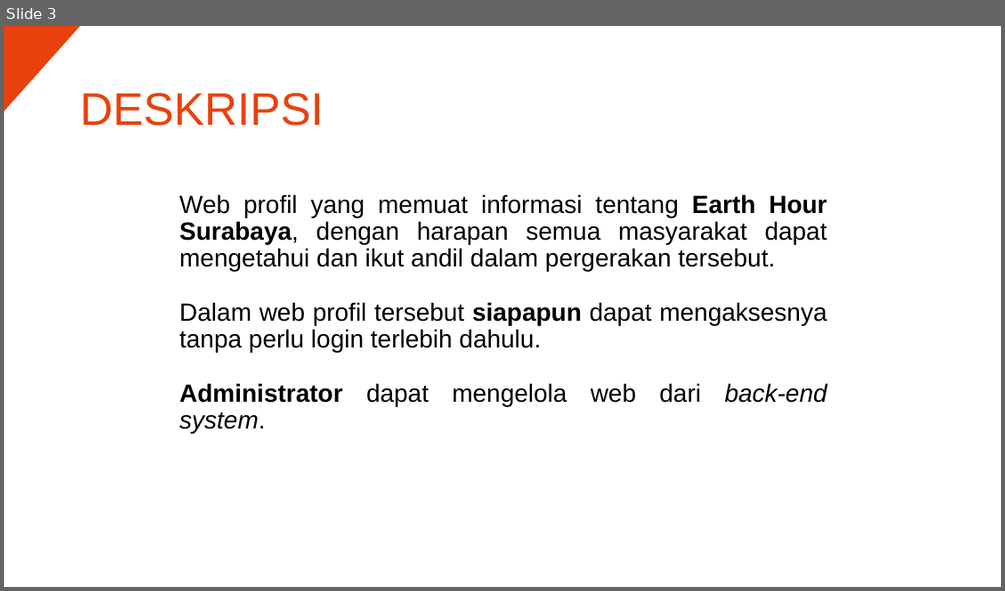
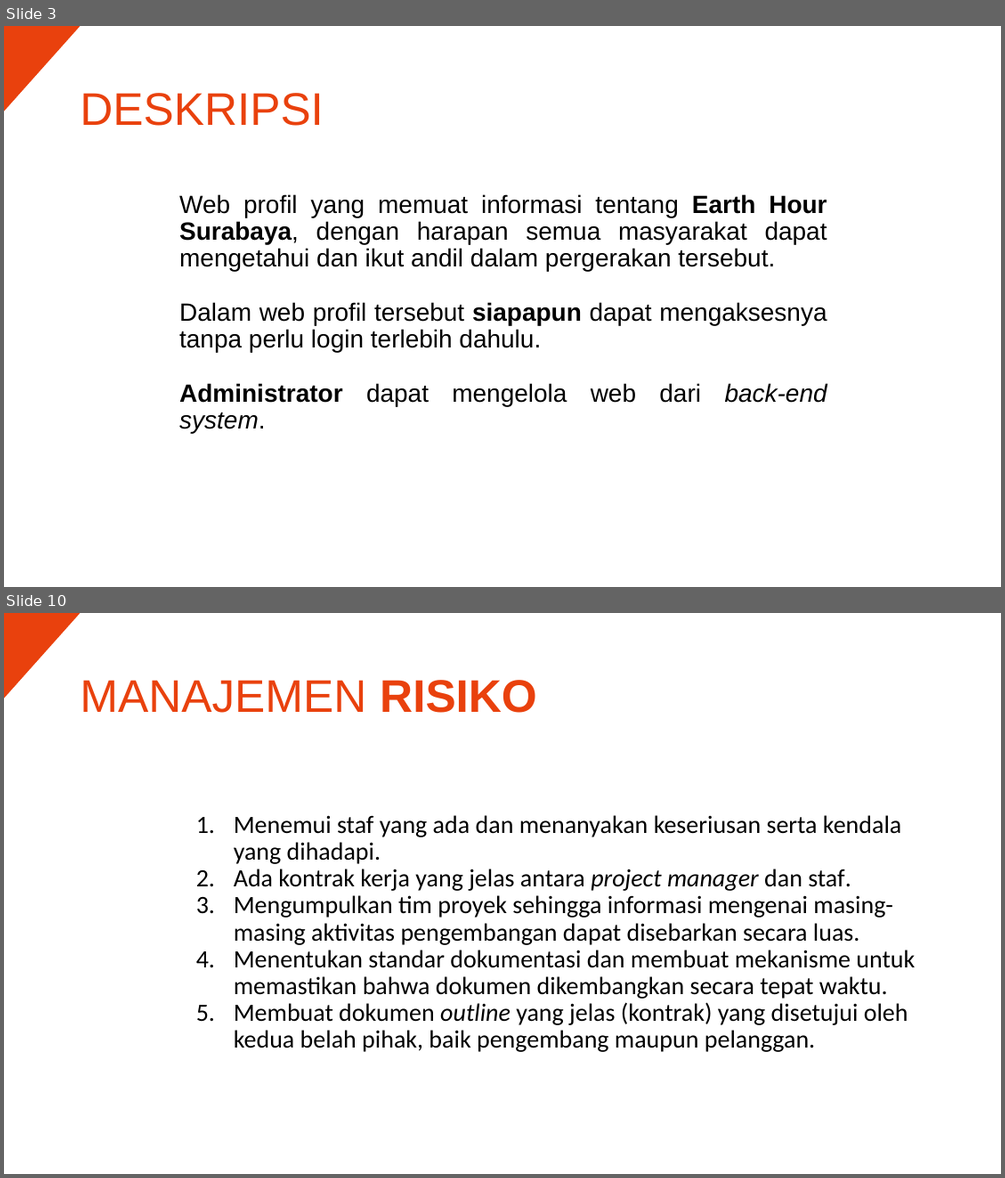
Before and after one commit to adtbo/EHSurabaya, a slide deck: MELAYANG.pptx. Shown one above the other, each under a label of ours: slide 3 before the commit, slides 3 and 10 after it; the slides between them are not shown. The pictures are 1005x591 and 1005x1178 pixels, drawn with LibreOffice and Linux fonts; fonts in the diff are those of the drawing. Boxes give left, top, right and bottom in pixels: in the first picture for what was removed or moved away, otherwise in the second. Text is boxed around its words. In the diff, an @@ line names an element or a change of style, - is before the commit and + after.

```diff
--- a/MELAYANG.pptx
+++ b/MELAYANG.pptx
@@ slide 10 added at (4, 613, 1001, 1174), background #FFFFFF @@
@@ triangle added at (4, 613, 81, 699), fill #E9410D @@
@@ title added at (80, 680, 537, 713), 44 pt, text #E9410D @@
+MANAJEMEN RISIKO
@@ text added at (234, 815, 914, 1052), 24 pt, text #000000 @@
+1. Menemui staf yang ada dan menanyakan keseriusan serta kendala yang dihadapi.
+2. Ada kontrak kerja yang jelas antara project manager dan staf.
+3. Mengumpulkan tim proyek sehingga informasi mengenai masing-masing aktivitas pengembangan dapat disebarkan secara luas.
+4. Menentukan standar dokumentasi dan membuat mekanisme untuk memastikan bahwa dokumen dikembangkan secara tepat waktu.
+5. Membuat dokumen outline yang jelas (kontrak) yang disetujui oleh kedua belah pihak, baik pengembang maupun pelanggan.
```
Also in this commit, not shown: 1 slide changed, 5 other slides added, 1 slide removed, 4 other files.
